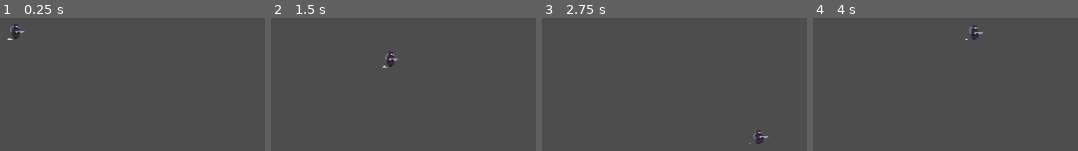
Above: before the commit, frames 1-4 (left to right).
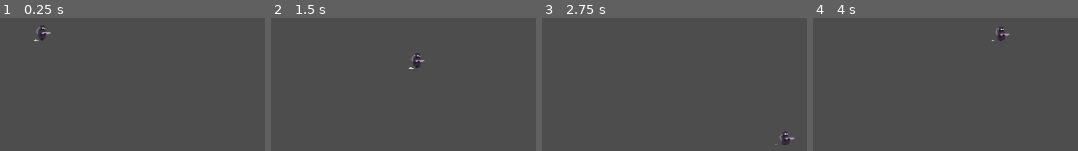
Above: after the commit, the same moments.

Repository: PieFlavr/Spring-2025-Hackathon
Game: Godot game, scene res://Main.tscn
Two runs of this game, one before a commit and one after it. Both use one fixed random seed, a clock stepped at 60 frames per second and the inputs below.
Inputs:
- Up to frame 1 (0.25 s): no input
- Up to frame 2 (1.5 s): tap Enter at 0.5 s; hold Right (ui_right) 0.53-1.28 s; tap Space at 1.25 s; hold Down (ui_down) from 1.28 s (still down)
- Up to frame 3 (2.75 s): release Down (ui_down) at 2.03 s; hold Right (ui_right) from 2.03 s (still down)
- Up to frame 4 (4 s): release Right (ui_right) at 2.78 s; hold Up (ui_up) 2.78-3.53 s; hold Left (ui_left) from 3.53 s (still down)

The runs differ from the first frame. In frame 1, 0.6% of the frame differs, in the area x 2-20%, y 4-18%; in frame 2, 0.6%; in frame 3, 0.6%; in frame 4, 0.6%.

Commit message:
Illya new

Diff:
--- a/Main.tscn
+++ b/Main.tscn
@@ -1,9 +1,18 @@
-[gd_scene load_steps=2 format=3 uid="uid://b65s37tmdl65w"]
+[gd_scene load_steps=3 format=3 uid="uid://b65s37tmdl65w"]
 
 [ext_resource type="PackedScene" uid="uid://bl8gtsmw3ahjf" path="res://Player.tscn" id="2_r0du0"]
+
+[sub_resource type="TileSet" id="TileSet_glv2v"]
 
 [node name="Main" type="Node2D"]
 
 [node name="Player" parent="." instance=ExtResource("2_r0du0")]
+position = Vector2(2, 2)
 
 [node name="Camera2D" type="Camera2D" parent="."]
+position = Vector2(-1, -2)
+
+[node name="TileMap" type="TileMap" parent="."]
+position = Vector2(0, 2)
+tile_set = SubResource("TileSet_glv2v")
+format = 2
--- a/Player.tscn
+++ b/Player.tscn
@@ -5,37 +5,37 @@
 
 [sub_resource type="RectangleShape2D" id="RectangleShape2D_e80uo"]
 
+[sub_resource type="AtlasTexture" id="AtlasTexture_kpjcp"]
+atlas = ExtResource("2_kpjcp")
+region = Rect2(0, 0, 59, 26)
+
 [sub_resource type="AtlasTexture" id="AtlasTexture_kne1u"]
 atlas = ExtResource("2_kpjcp")
-region = Rect2(0, 0, 117, 26)
+region = Rect2(0, 26, 59, 26)
 
 [sub_resource type="AtlasTexture" id="AtlasTexture_e80uo"]
 atlas = ExtResource("2_kpjcp")
-region = Rect2(0, 26, 117, 26)
+region = Rect2(0, 52, 59, 26)
 
 [sub_resource type="AtlasTexture" id="AtlasTexture_cxr5p"]
 atlas = ExtResource("2_kpjcp")
-region = Rect2(0, 52, 117, 26)
+region = Rect2(0, 78, 59, 26)
 
 [sub_resource type="AtlasTexture" id="AtlasTexture_tdg3f"]
 atlas = ExtResource("2_kpjcp")
-region = Rect2(0, 78, 117, 26)
+region = Rect2(0, 104, 59, 26)
 
 [sub_resource type="AtlasTexture" id="AtlasTexture_dtqjt"]
 atlas = ExtResource("2_kpjcp")
-region = Rect2(0, 104, 117, 26)
+region = Rect2(0, 130, 59, 26)
 
 [sub_resource type="AtlasTexture" id="AtlasTexture_5ncpa"]
 atlas = ExtResource("2_kpjcp")
-region = Rect2(0, 130, 117, 26)
+region = Rect2(0, 156, 59, 26)
 
 [sub_resource type="AtlasTexture" id="AtlasTexture_wi0c6"]
 atlas = ExtResource("2_kpjcp")
-region = Rect2(0, 156, 117, 26)
-
-[sub_resource type="AtlasTexture" id="AtlasTexture_hp6x6"]
-atlas = ExtResource("2_kpjcp")
-region = Rect2(0, 182, 117, 26)
+region = Rect2(0, 182, 59, 26)
 
 [sub_resource type="SpriteFrames" id="SpriteFrames_3tkgg"]
 animations = [{
@@ -50,6 +50,9 @@
 "speed": 5.0
 }, {
 "frames": [{
+"duration": 1.0,
+"texture": SubResource("AtlasTexture_kpjcp")
+}, {
 "duration": 1.0,
 "texture": SubResource("AtlasTexture_kne1u")
 }, {
@@ -70,9 +73,6 @@
 }, {
 "duration": 1.0,
 "texture": SubResource("AtlasTexture_wi0c6")
-}, {
-"duration": 1.0,
-"texture": SubResource("AtlasTexture_hp6x6")
 }],
 "loop": true,
 "name": &"walk_right",
@@ -91,5 +91,6 @@
 shape = SubResource("RectangleShape2D_e80uo")
 
 [node name="AnimatedSprite2D" type="AnimatedSprite2D" parent="."]
+position = Vector2(6, -2)
 sprite_frames = SubResource("SpriteFrames_3tkgg")
 animation = &"walk_right"
--- a/player.gd
+++ b/player.gd
@@ -11,7 +11,6 @@
 	velocity = input_vector * speed
 	move_and_slide()
 
-	# Handle animations
 	var anim_sprite = $AnimatedSprite2D
 
 	if input_vector == Vector2.ZERO:
